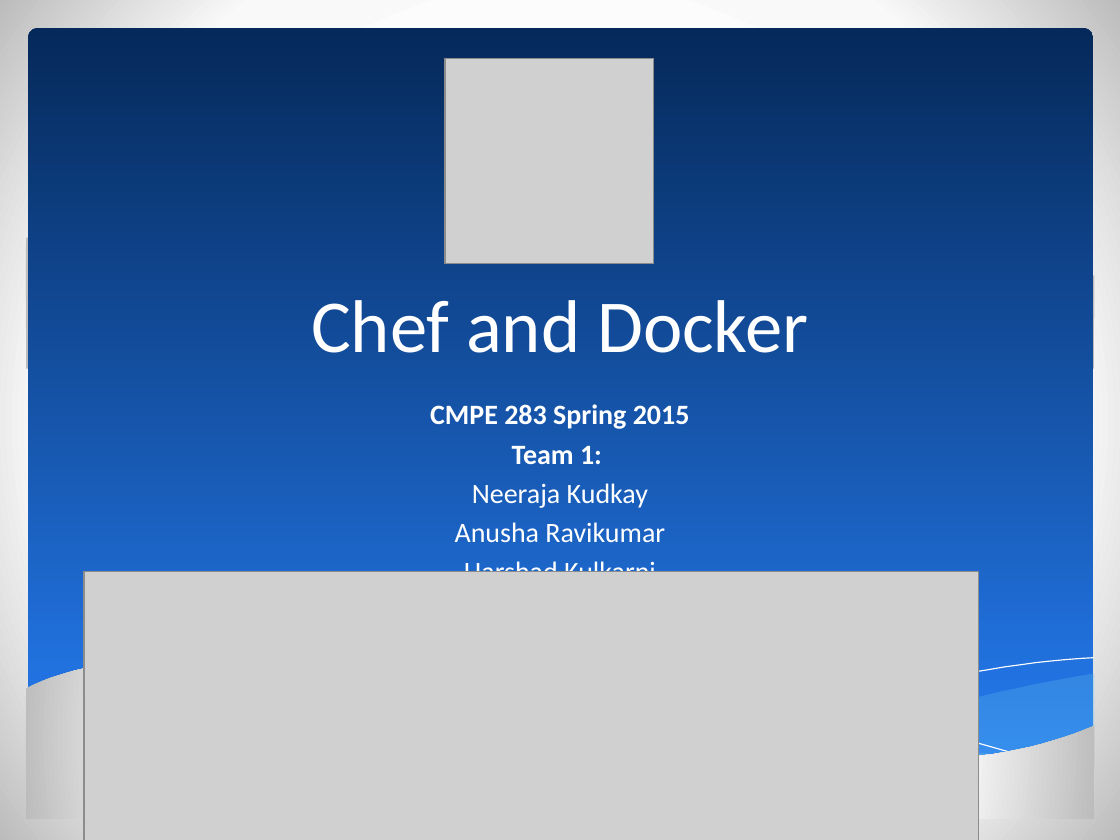
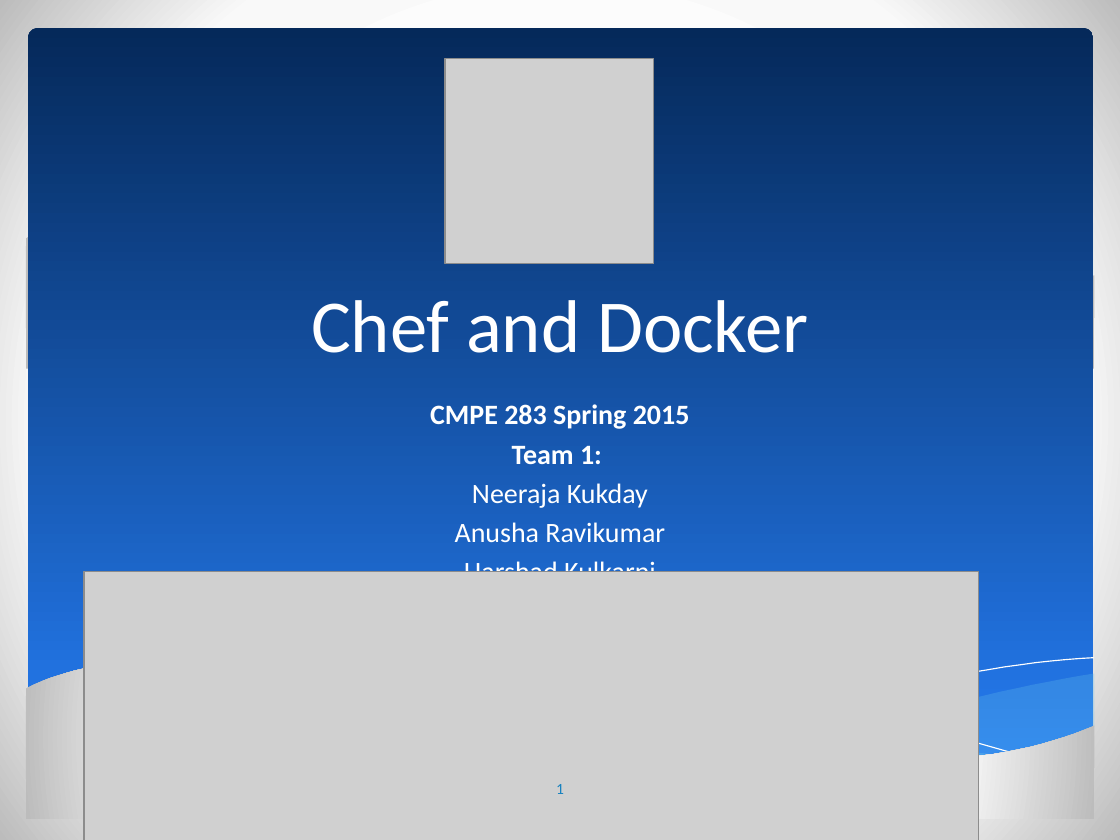
Before and after one commit to anusharavikumar/cmpe283_ProjectDemo, a slide deck: slide 1 of cmpe283 Presentation.pptx. Drawn at 1120x840 pixels with LibreOffice and Linux fonts; fonts in the diff are those of the drawing; grey boxes stand for pictures. Boxes give left, top, right and bottom in pixels: in the first picture for what was removed or moved away, otherwise in the second. Text is boxed around its words. In the diff, an @@ line names an element or a change of style, - is before the commit and + after.

```diff
--- a/cmpe283 Presentation.pptx
+++ b/cmpe283 Presentation.pptx
@@ subtitle at [472, 483, 648, 508]: text changed @@
-Neeraja Kudkay
+Neeraja Kukday
@@ page number added at [556, 784, 564, 794], 10 pt, text #1782BF @@
+1
```
Also in this commit, not shown: 20 other slides changed, 1 other file.
